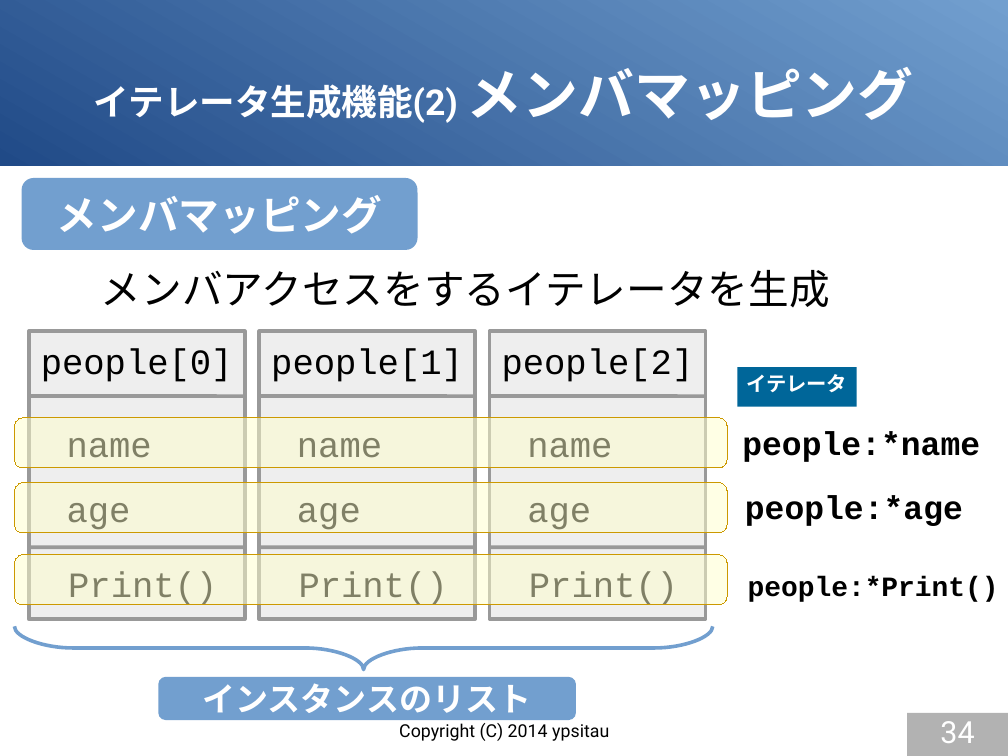
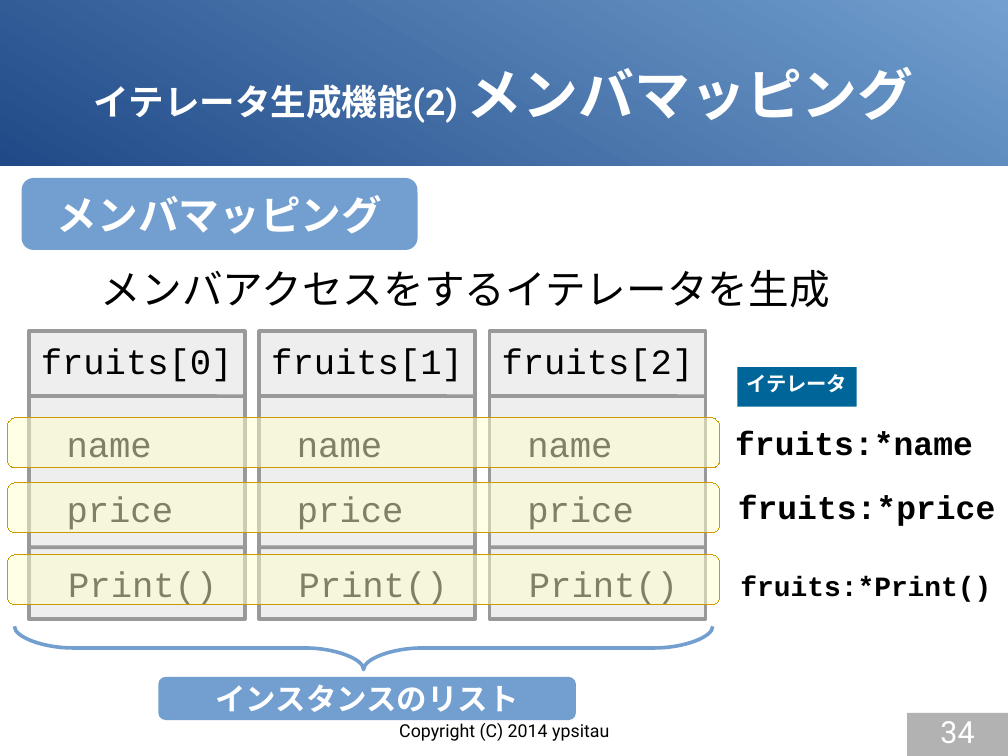
Before and after one commit to gura-lang/gura-doc, a slide deck: slide 34 of presentation/gura-introduction.odp. Drawn at 1008x756 pixels with LibreOffice and Linux fonts; fonts in the diff are those of the drawing. Boxes give left, top, right and bottom in pixels: in the first picture for what was removed or moved away, otherwise in the second. Text is boxed around its words. In the diff, an @@ line names an element or a change of style, - is before the commit and + after.

```diff
--- a/presentation/gura-introduction.odp
+++ b/presentation/gura-introduction.odp
@@ text at [41,349,233,382]: text changed @@
-people[0]
+fruits[0]
@@ text at [271,349,463,382]: text changed @@
-people[1]
+fruits[1]
@@ text at [502,349,694,382]: text changed @@
-people[2]
+fruits[2]
@@ text at [735,431,973,456]: text changed @@
-people:*name
+fruits:*name
@@ text at [67,497,174,530]: text changed @@
-age
+price
@@ text at [297,497,404,530]: text changed @@
-age
+price
@@ text at [527,497,634,530]: text changed @@
-age
+price
@@ text at [738,495,996,526]: text changed @@
-people:*age
+fruits:*price
@@ 3 rounded rectangles: place and size @@
-3 rounded rectangles at [15,418,728,605]
+3 rounded rectangles at [7,418,721,605]
@@ text at [740,576,991,602]: text changed @@
-people:*Print()
+fruits:*Print()
@@ rounded rectangle "インスタンスのリスト" at [158,677,576,720]: size 26 to 24 pt @@
```
Also in this commit, not shown: 5 other slides changed, 1 slide added, 1 slide removed.
